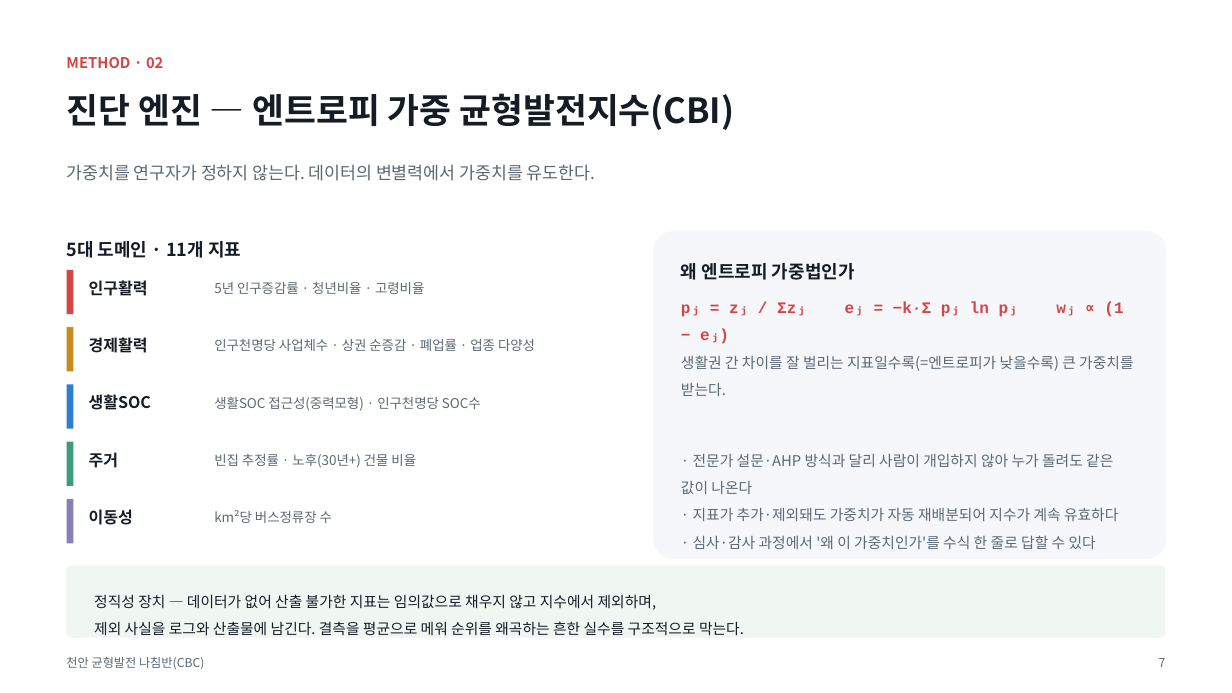
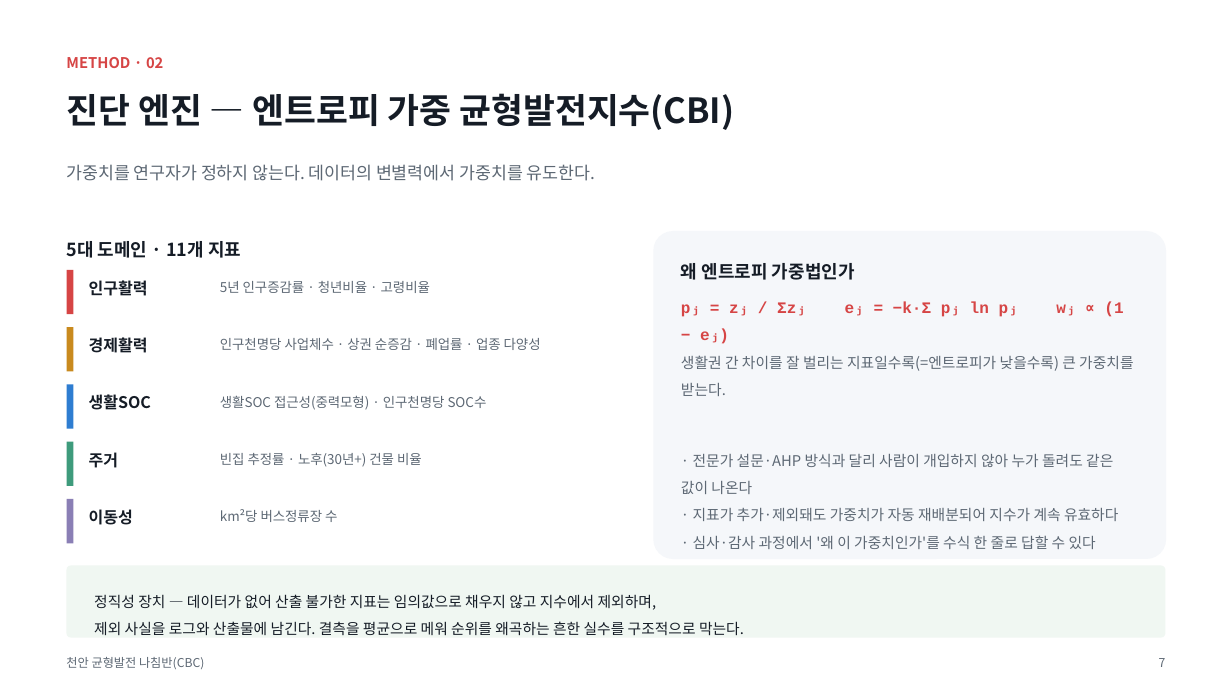
Before and after one commit to BioCode67/2026-AI-, a slide deck: slide 8 of deliverables/기획서_천안균형발전나침반_CBC.pptx. Drawn at 1232x693 pixels with LibreOffice and Linux fonts; fonts in the diff are those of the drawing. Boxes give left, top, right and bottom in pixels: in the first picture for what was removed or moved away, otherwise in the second. Text is boxed around its words. In the diff, an @@ line names an element or a change of style, - is before the commit and + after.

```diff
--- a/deliverables/기획서_천안균형발전나침반_CBC.pptx
+++ b/deliverables/기획서_천안균형발전나침반_CBC.pptx
@@ text "5년 인구증감률 · 청년비율 · ...": place and size @@
-text "5년 인구증감률 · 청년비율 · ..." at box(214, 282, 424, 294)
+text "5년 인구증감률 · 청년비율 · ..." at box(220, 281, 430, 293)
@@ text "인구천명당 사업체수 · 상권 순증감 ...": place and size @@
-text "인구천명당 사업체수 · 상권 순증감 ..." at box(214, 339, 535, 351)
+text "인구천명당 사업체수 · 상권 순증감 ..." at box(220, 338, 541, 350)
@@ text "생활SOC 접근성(중력모형) · 인구천명당 SOC수": place and size @@
-text "생활SOC 접근성(중력모형) · 인구천명당 SOC수" at box(214, 397, 481, 411)
+text "생활SOC 접근성(중력모형) · 인구천명당 SOC수" at box(220, 396, 487, 410)
@@ text "빈집 추정률 · 노후(30년+) 건물 ...": place and size @@
-text "빈집 추정률 · 노후(30년+) 건물 ..." at box(214, 454, 416, 468)
+text "빈집 추정률 · 노후(30년+) 건물 ..." at box(220, 453, 422, 467)
@@ text "km²당 버스정류장 수": place and size @@
-text "km²당 버스정류장 수" at box(214, 510, 332, 523)
+text "km²당 버스정류장 수" at box(220, 509, 337, 522)
```
Also in this commit, not shown: 7 other slides changed, 3 other files.
